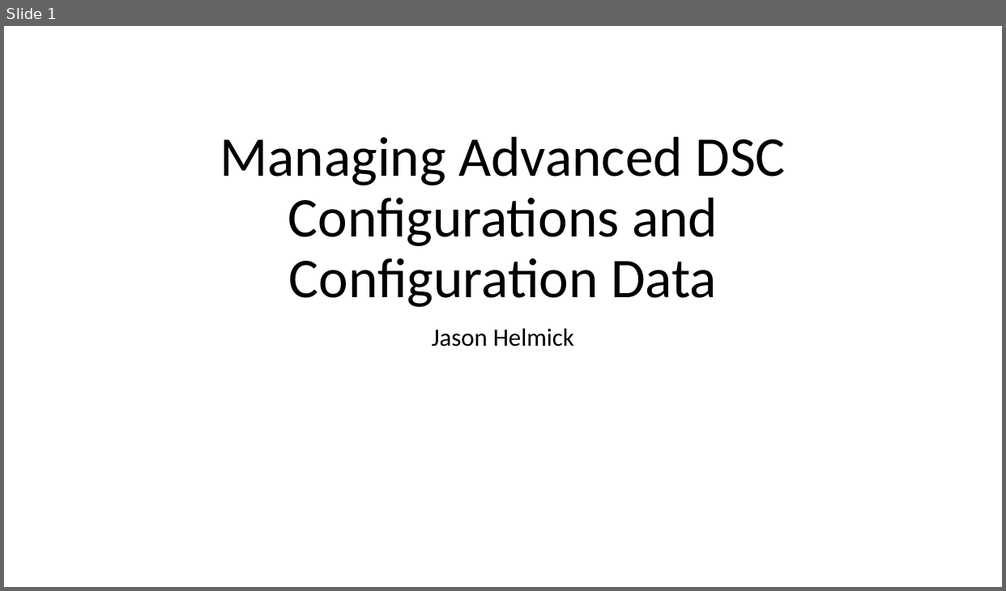
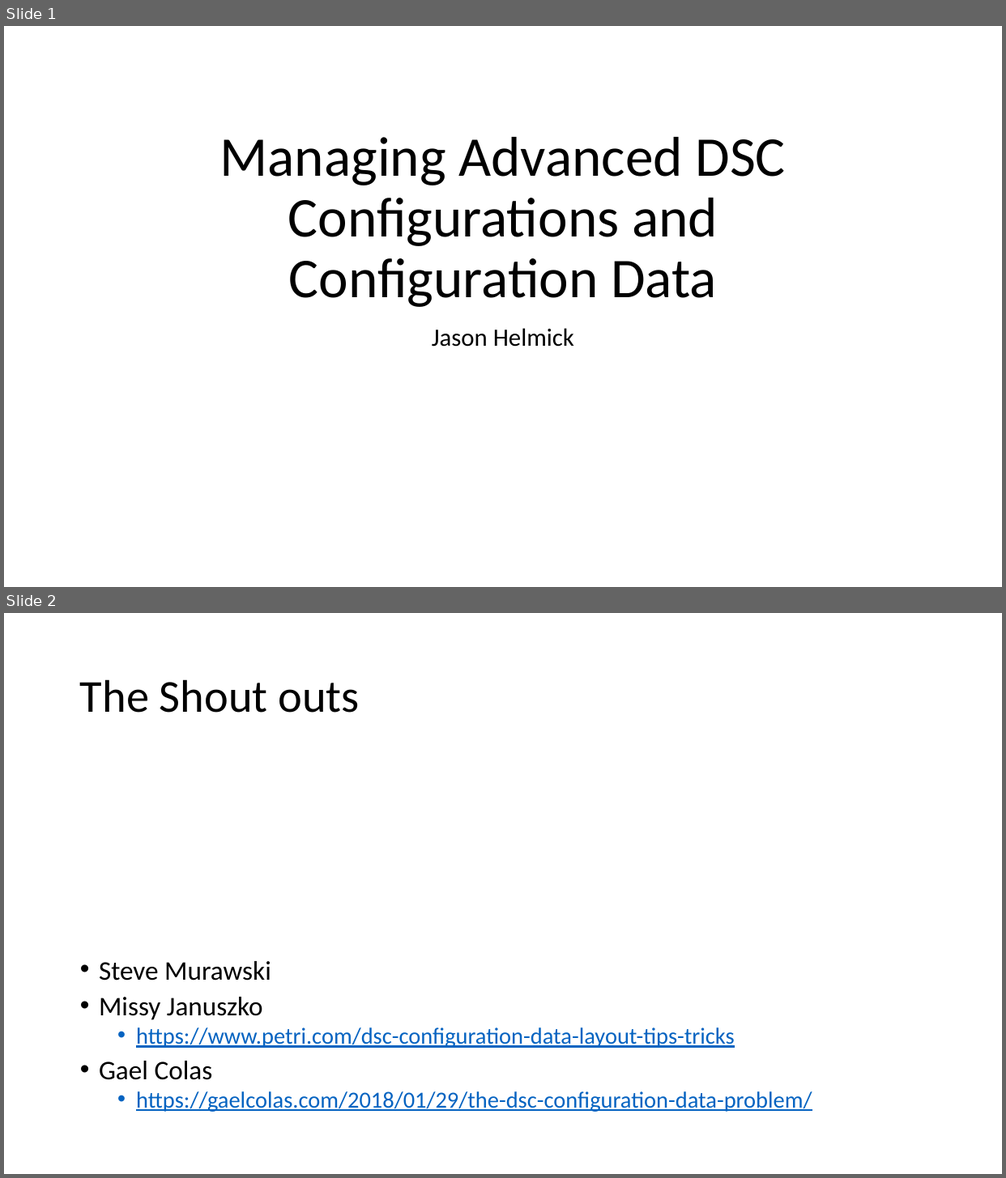
Before and after one commit to YuriySamorodov/PowerShellSummit2018, a slide deck: DSC/DSC.pptx. Shown one above the other, each under a label of ours: slide 1 before the commit, slides 1 and 2 after it. The pictures are 1006x591 and 1006x1178 pixels, drawn with LibreOffice and Linux fonts; fonts in the diff are those of the drawing; background and template pictures are left out. Boxes give left, top, right and bottom in pixels: in the first picture for what was removed or moved away, otherwise in the second. Text is boxed around its words. In the diff, an @@ line names an element or a change of style, - is before the commit and + after.

```diff
--- a/DSC/DSC.pptx
+++ b/DSC/DSC.pptx
@@ slide 2 added at <box>4,613,1002,1174</box>, background #FFFFFF @@
@@ title added at <box>80,679,359,713</box>, 44 pt, text #000000 @@
+The Shout outs
@@ text added at <box>99,961,812,1112</box>, 22.2 pt, text #0563C1, underline @@
+• Steve Murawski
+• Missy Januszko
+  • https://www.petri.com/dsc-configuration-data-layout-tips-tricks
+• Gael Colas
+  • https://gaelcolas.com/2018/01/29/the-dsc-configuration-data-problem/
```
Also in this commit, not shown: 12 slides removed, 13 other files.
